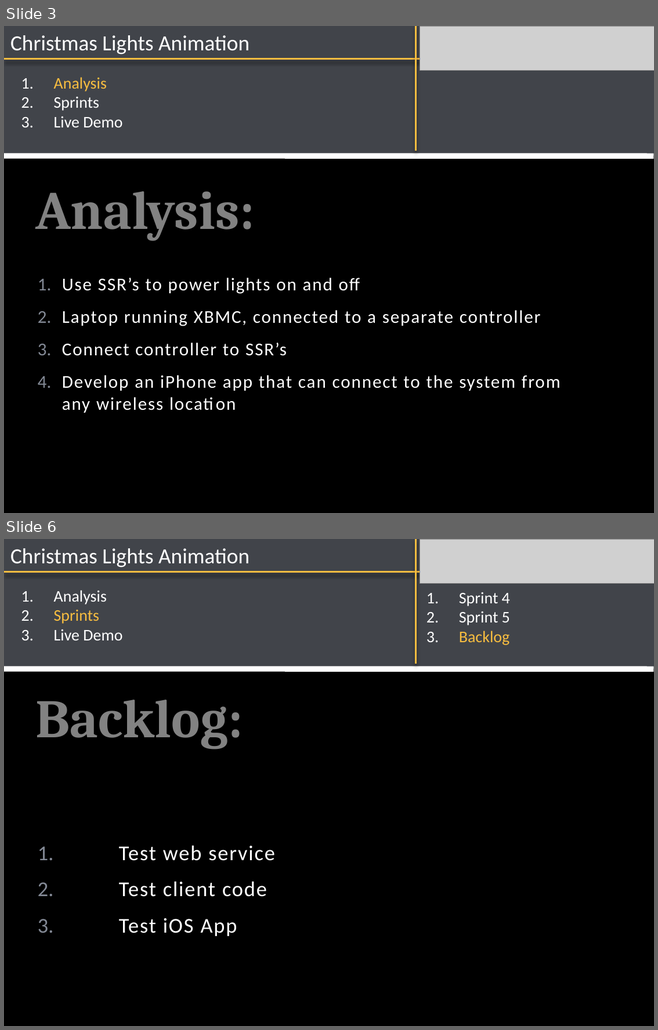
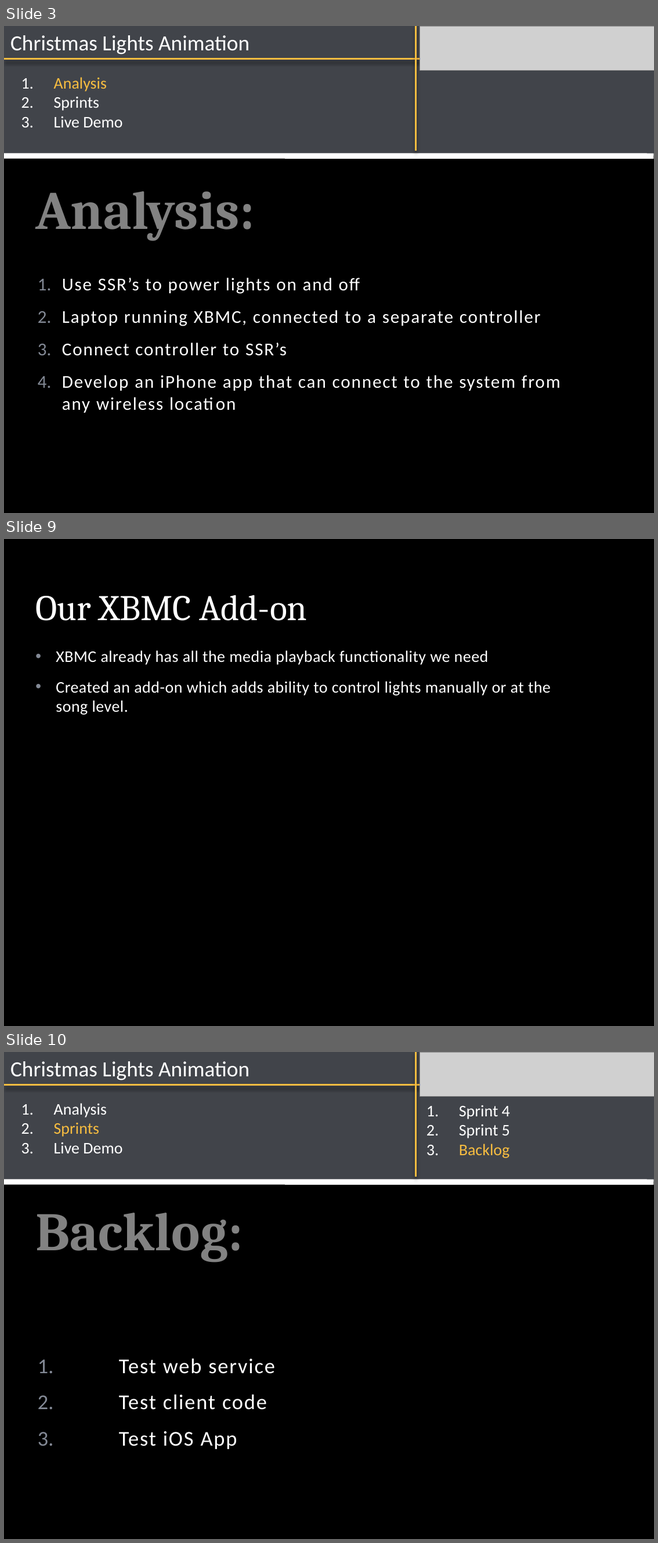
Before and after one commit to SDSMT-CSC/XMASLA, a slide deck: documents/Presentation 3.pptx. Shown one above the other, each under a label of ours: slides 3 and 6 before the commit, slides 3, 9 and 10 after it; the slides between them are not shown. The pictures are 658x1030 and 658x1543 pixels, drawn with LibreOffice and Linux fonts; fonts in the diff are those of the drawing; grey boxes stand for pictures; background and template pictures are left out. Boxes give left, top, right and bottom in pixels: in the first picture for what was removed or moved away, otherwise in the second. Text is boxed around its words. In the diff, an @@ line names an element or a change of style, - is before the commit and + after.

```diff
--- a/documents/Presentation 3.pptx
+++ b/documents/Presentation 3.pptx
@@ slide 9 added at (x1=4, y1=539, x2=654, y2=1026), background picture (left out); not listed: 1 template element that a slide beside it also shows @@
@@ title added at (x1=35, y1=595, x2=307, y2=621), 40 pt, text #FFFFFF @@
+Our XBMC Add-on
@@ text added at (x1=56, y1=650, x2=550, y2=715), 18 pt, text #FFFFFF @@
+• XBMC already has all the media playback functionality we need
+• Created an add-on which adds ability to control lights manually or at the song level.
@@ what was slide 6 is now slide 10 @@
```
Also in this commit, not shown: 3 slides changed, 3 other slides added.
